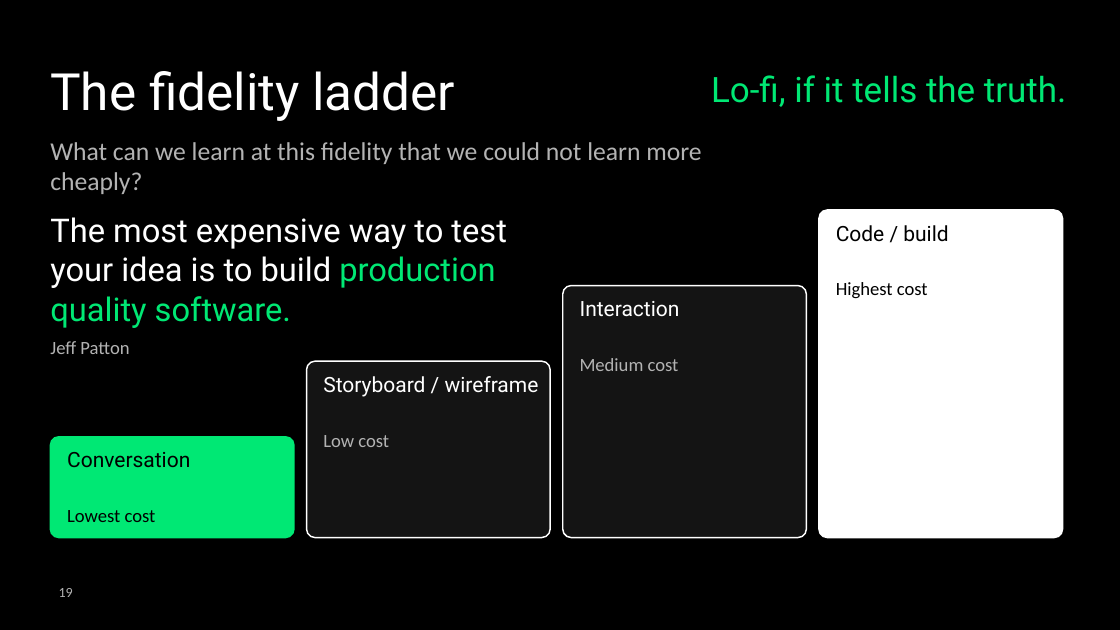
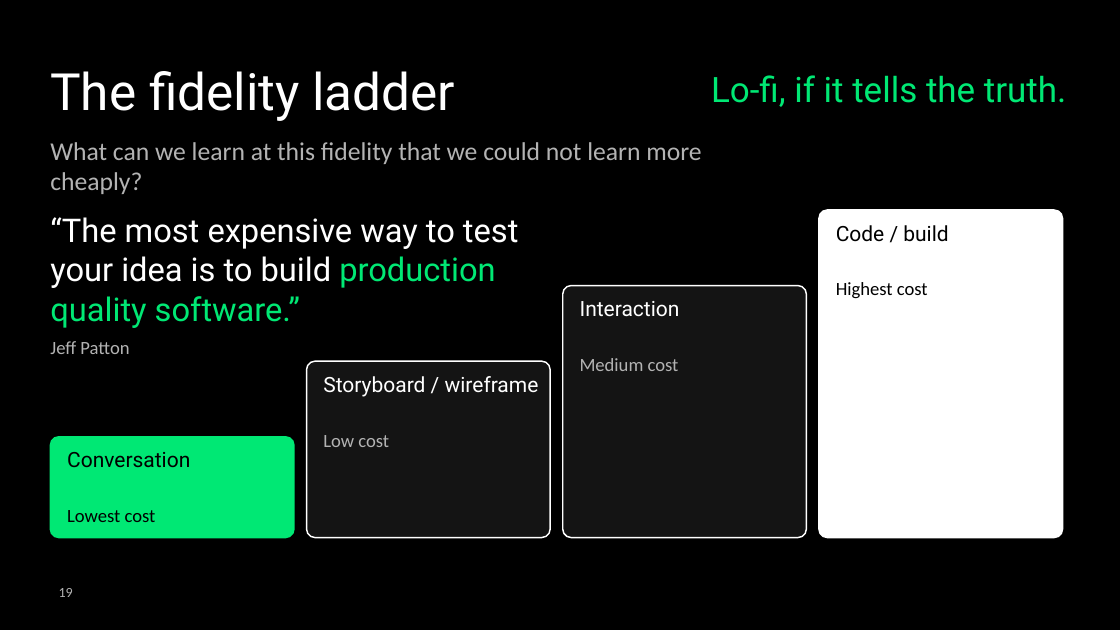
Before and after one commit to deanpeters/AI-Augmented-Product-Discovery-Lab, a slide deck: slide 19 of slides/Build-the-Right-Thing.pptx. Drawn at 1120x630 pixels with LibreOffice and Linux fonts; fonts in the diff are those of the drawing; background and template pictures are left out. Boxes give left, top, right and bottom in pixels: in the first picture for what was removed or moved away, otherwise in the second. Text is boxed around its words. In the diff, an @@ line names an element or a change of style, - is before the commit and + after.

```diff
--- a/slides/Build-the-Right-Thing.pptx
+++ b/slides/Build-the-Right-Thing.pptx
@@ text at [50, 217, 518, 328]: text changed @@
-The most expensive way to test your idea is to build production quality software.
+“The most expensive way to test your idea is to build production quality software.”
```
Also in this commit, not shown: 16 other slides changed, 1 slide added, 1 slide removed, 3 other files.
